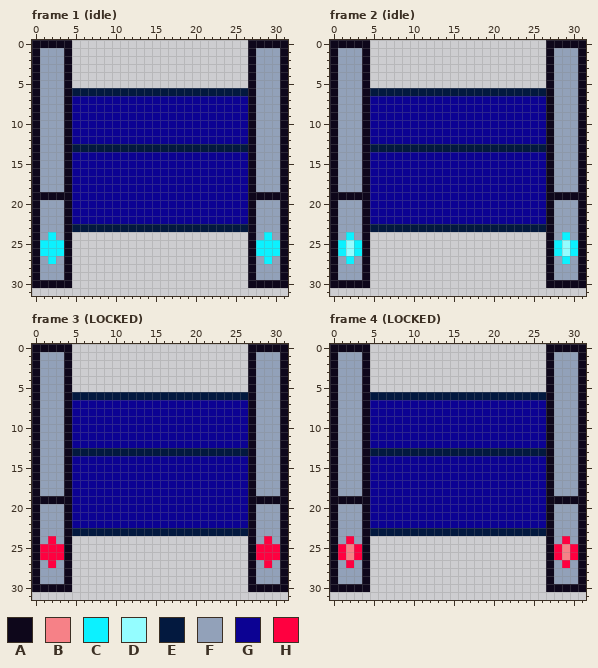
A pixel-art file gets an edit: public/assets/sprites/door_single_north-south.aseprite. The picture above was drawn from the file before the commit.
32x32 pixels, 14 frames. Shown: frame 1 (idle), frame 2 (idle), frame 3 (LOCKED), frame 4 (LOCKED). The commit also changed other frames, which this record leaves out.
Visible layers, top first: "indicator_light", "frame/top_frame", "frame/bottom_frame", "door".
Palette (. is transparent): A #0e071b  B #f68187  C #0cf1ff  D #94fdff  E #03193f  F #92a1b9  G #0c0293  H #ff0040
Pixels before, frame 1 (idle), first column x 0:
 0 AAAAA......................AAAAA
 1 AFFFA......................AFFFA
 2 AFFFA......................AFFFA
 3 AFFFA......................AFFFA
 4 AFFFA......................AFFFA
 5 AFFFA......................AFFFA
 6 AFFFAEEEEEEEEEEEEEEEEEEEEEEAFFFA
 7 AFFFAGGGGGGGGGGGGGGGGGGGGGGAFFFA
 8 AFFFAGGGGGGGGGGGGGGGGGGGGGGAFFFA
 9 AFFFAGGGGGGGGGGGGGGGGGGGGGGAFFFA
10 AFFFAGGGGGGGGGGGGGGGGGGGGGGAFFFA
11 AFFFAGGGGGGGGGGGGGGGGGGGGGGAFFFA
12 AFFFAGGGGGGGGGGGGGGGGGGGGGGAFFFA
13 AFFFAEEEEEEEEEEEEEEEEEEEEEEAFFFA
14 AFFFAGGGGGGGGGGGGGGGGGGGGGGAFFFA
15 AFFFAGGGGGGGGGGGGGGGGGGGGGGAFFFA
16 AFFFAGGGGGGGGGGGGGGGGGGGGGGAFFFA
17 AFFFAGGGGGGGGGGGGGGGGGGGGGGAFFFA
18 AFFFAGGGGGGGGGGGGGGGGGGGGGGAFFFA
19 AAAAAGGGGGGGGGGGGGGGGGGGGGGAAAAA
20 AFFFAGGGGGGGGGGGGGGGGGGGGGGAFFFA
21 AFFFAGGGGGGGGGGGGGGGGGGGGGGAFFFA
22 AFFFAGGGGGGGGGGGGGGGGGGGGGGAFFFA
23 AFFFAEEEEEEEEEEEEEEEEEEEEEEAFFFA
24 AFCFA......................AFCFA
25 ACCCA......................ACCCA
26 ACCCA......................ACCCA
27 AFCFA......................AFCFA
28 AFFFA......................AFFFA
29 AFFFA......................AFFFA
30 AAAAA......................AAAAA
Pixels before, frame 2 (idle), first column x 0:
 0 AAAAA......................AAAAA
 1 AFFFA......................AFFFA
 2 AFFFA......................AFFFA
 3 AFFFA......................AFFFA
 4 AFFFA......................AFFFA
 5 AFFFA......................AFFFA
 6 AFFFAEEEEEEEEEEEEEEEEEEEEEEAFFFA
 7 AFFFAGGGGGGGGGGGGGGGGGGGGGGAFFFA
 8 AFFFAGGGGGGGGGGGGGGGGGGGGGGAFFFA
 9 AFFFAGGGGGGGGGGGGGGGGGGGGGGAFFFA
10 AFFFAGGGGGGGGGGGGGGGGGGGGGGAFFFA
11 AFFFAGGGGGGGGGGGGGGGGGGGGGGAFFFA
12 AFFFAGGGGGGGGGGGGGGGGGGGGGGAFFFA
13 AFFFAEEEEEEEEEEEEEEEEEEEEEEAFFFA
14 AFFFAGGGGGGGGGGGGGGGGGGGGGGAFFFA
15 AFFFAGGGGGGGGGGGGGGGGGGGGGGAFFFA
16 AFFFAGGGGGGGGGGGGGGGGGGGGGGAFFFA
17 AFFFAGGGGGGGGGGGGGGGGGGGGGGAFFFA
18 AFFFAGGGGGGGGGGGGGGGGGGGGGGAFFFA
19 AAAAAGGGGGGGGGGGGGGGGGGGGGGAAAAA
20 AFFFAGGGGGGGGGGGGGGGGGGGGGGAFFFA
21 AFFFAGGGGGGGGGGGGGGGGGGGGGGAFFFA
22 AFFFAGGGGGGGGGGGGGGGGGGGGGGAFFFA
23 AFFFAEEEEEEEEEEEEEEEEEEEEEEAFFFA
24 AFCFA......................AFCFA
25 ACDCA......................ACDCA
26 ACDCA......................ACDCA
27 AFCFA......................AFCFA
28 AFFFA......................AFFFA
29 AFFFA......................AFFFA
30 AAAAA......................AAAAA
Pixels before, frame 3 (LOCKED), first column x 0:
 0 AAAAA......................AAAAA
 1 AFFFA......................AFFFA
 2 AFFFA......................AFFFA
 3 AFFFA......................AFFFA
 4 AFFFA......................AFFFA
 5 AFFFA......................AFFFA
 6 AFFFAEEEEEEEEEEEEEEEEEEEEEEAFFFA
 7 AFFFAGGGGGGGGGGGGGGGGGGGGGGAFFFA
 8 AFFFAGGGGGGGGGGGGGGGGGGGGGGAFFFA
 9 AFFFAGGGGGGGGGGGGGGGGGGGGGGAFFFA
10 AFFFAGGGGGGGGGGGGGGGGGGGGGGAFFFA
11 AFFFAGGGGGGGGGGGGGGGGGGGGGGAFFFA
12 AFFFAGGGGGGGGGGGGGGGGGGGGGGAFFFA
13 AFFFAEEEEEEEEEEEEEEEEEEEEEEAFFFA
14 AFFFAGGGGGGGGGGGGGGGGGGGGGGAFFFA
15 AFFFAGGGGGGGGGGGGGGGGGGGGGGAFFFA
16 AFFFAGGGGGGGGGGGGGGGGGGGGGGAFFFA
17 AFFFAGGGGGGGGGGGGGGGGGGGGGGAFFFA
18 AFFFAGGGGGGGGGGGGGGGGGGGGGGAFFFA
19 AAAAAGGGGGGGGGGGGGGGGGGGGGGAAAAA
20 AFFFAGGGGGGGGGGGGGGGGGGGGGGAFFFA
21 AFFFAGGGGGGGGGGGGGGGGGGGGGGAFFFA
22 AFFFAGGGGGGGGGGGGGGGGGGGGGGAFFFA
23 AFFFAEEEEEEEEEEEEEEEEEEEEEEAFFFA
24 AFHFA......................AFHFA
25 AHHHA......................AHHHA
26 AHHHA......................AHHHA
27 AFHFA......................AFHFA
28 AFFFA......................AFFFA
29 AFFFA......................AFFFA
30 AAAAA......................AAAAA
Pixels before, frame 4 (LOCKED), first column x 0:
 0 AAAAA......................AAAAA
 1 AFFFA......................AFFFA
 2 AFFFA......................AFFFA
 3 AFFFA......................AFFFA
 4 AFFFA......................AFFFA
 5 AFFFA......................AFFFA
 6 AFFFAEEEEEEEEEEEEEEEEEEEEEEAFFFA
 7 AFFFAGGGGGGGGGGGGGGGGGGGGGGAFFFA
 8 AFFFAGGGGGGGGGGGGGGGGGGGGGGAFFFA
 9 AFFFAGGGGGGGGGGGGGGGGGGGGGGAFFFA
10 AFFFAGGGGGGGGGGGGGGGGGGGGGGAFFFA
11 AFFFAGGGGGGGGGGGGGGGGGGGGGGAFFFA
12 AFFFAGGGGGGGGGGGGGGGGGGGGGGAFFFA
13 AFFFAEEEEEEEEEEEEEEEEEEEEEEAFFFA
14 AFFFAGGGGGGGGGGGGGGGGGGGGGGAFFFA
15 AFFFAGGGGGGGGGGGGGGGGGGGGGGAFFFA
16 AFFFAGGGGGGGGGGGGGGGGGGGGGGAFFFA
17 AFFFAGGGGGGGGGGGGGGGGGGGGGGAFFFA
18 AFFFAGGGGGGGGGGGGGGGGGGGGGGAFFFA
19 AAAAAGGGGGGGGGGGGGGGGGGGGGGAAAAA
20 AFFFAGGGGGGGGGGGGGGGGGGGGGGAFFFA
21 AFFFAGGGGGGGGGGGGGGGGGGGGGGAFFFA
22 AFFFAGGGGGGGGGGGGGGGGGGGGGGAFFFA
23 AFFFAEEEEEEEEEEEEEEEEEEEEEEAFFFA
24 AFHFA......................AFHFA
25 AHBHA......................AHBHA
26 AHBHA......................AHBHA
27 AFHFA......................AFHFA
28 AFFFA......................AFFFA
29 AFFFA......................AFFFA
30 AAAAA......................AAAAA
After:
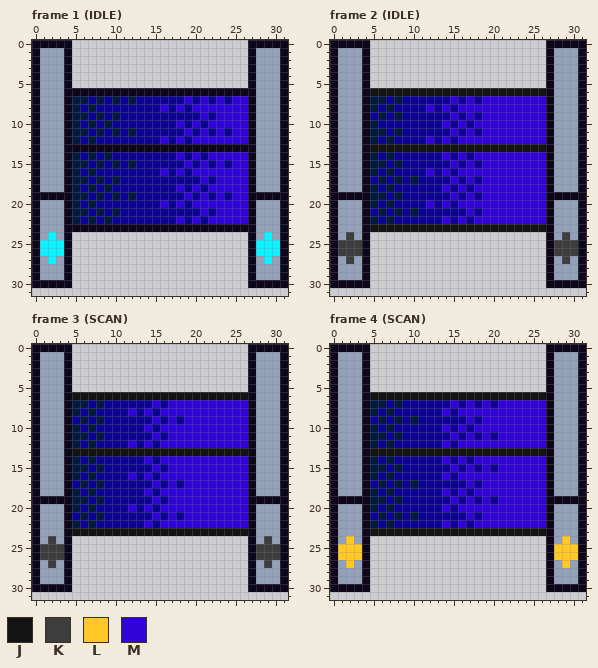
Colours new in this view: J #131313  K #3d3d3d  L #ffc825  M #3003d9
The exact change:
layer "track" added
Changed rows in their new state; - is an unchanged pixel.
Frame 1 (IDLE), layer "door":
first column x 5:
 6 AAAAAAAAAAAAAAAAAAAAAA
 7 EE-E-E-E------M-M-M-MM
 8 E-E--------M-M-MMMMMMM
 9 EE-E-E----------M-MMMM
10 E-E-E--------M-M-MMMMM
11 EE-E-E-E------M-M-M-MM
12 E-E--------M-M-MMMMMMM
13 AAAAAAAAAAAAAAAAAAAAAA
14 E-E-E--------M-M-MMMMM
15 EE-E-E-E------M-M-M-MM
16 E-E--------M-M-MMMMMMM
17 EE-E-E----------M-MMMM
18 E-E-E--------M-M-MMMMM
19 EE-E-E-E------M-M-M-MM
20 E-E--------M-M-MMMMMMM
21 EE-E-E----------M-MMMM
22 E-E-E--------M-M-MMMMM
23 AAAAAAAAAAAAAAAAAAAAAA
Frame 2 (IDLE), layers "indicator_light", "door":
first column x 1:
 6 ----JJJJJJJJJJJJJJJJJJJJJJ----
 7 ----EE-E------M-M-MMMMMMMM----
 8 ----E-E----M-M-MMMMMMMMMMM----
 9 -----E-E------M-M-MMMMMMMM----
10 ----E--------M-M-MMMMMMMMM----
11 ----EE-E------M-M-MMMMMMMM----
12 ----E-E----M-M-MMMMMMMMMMM----
13 ----JJJJJJJJJJJJJJJJJJJJJJ----
14 ----E-E------M-M-MMMMMMMMM----
15 ----EE-E------M-M-MMMMMMMM----
16 ----E-E----M-M-MMMMMMMMMMM----
17 -----E-E-E----M-M-MMMMMMMM----
18 ----E-E------M-M-MMMMMMMMM----
19 ----EE-E------M-M-MMMMMMMM----
20 ----E-E----M-M-MMMMMMMMMMM----
21 -----E-E-E------M-MMMMMMMM----
22 ----E-E------M-M-MMMMMMMMM----
23 ----JJJJJJJJJJJJJJJJJJJJJJ----
24 -K--------------------------K-
25 KKK------------------------KKK
26 KKK------------------------KKK
27 -K--------------------------K-
Frame 3 (SCAN), layers "indicator_light", "door":
first column x 1:
 6 ----JJJJJJJJJJJJJJJJJJJJJJ----
 7 ----EE-E------M-MMMMMMMMMM----
 8 ----E-E----M-M-MMMMMMMMMMM----
 9 -----E-E------M-M-MMMMMMMM----
10 ----E-E------M-MMMMMMMMMMM----
11 ----EE-E------M-MMMMMMMMMM----
12 ----E-E----M-M-MMMMMMMMMMM----
13 ----JJJJJJJJJJJJJJJJJJJJJJ----
14 ----E-E------M-MMMMMMMMMMM----
15 ----EE-E------M-MMMMMMMMMM----
16 ----E-E----M-M-MMMMMMMMMMM----
17 -----E-E------M-M-MMMMMMMM----
18 ----E-E------M-MMMMMMMMMMM----
19 ----EE-E------M-MMMMMMMMMM----
20 ----E-E----M-M-MMMMMMMMMMM----
21 -----E-E------M-M-MMMMMMMM----
22 ----E-E------M-MMMMMMMMMMM----
23 ----JJJJJJJJJJJJJJJJJJJJJJ----
24 -K--------------------------K-
25 KKK------------------------KKK
26 KKK------------------------KKK
27 -K--------------------------K-
Frame 4 (SCAN), layers "indicator_light", "door":
first column x 1:
 6 ----JJJJJJJJJJJJJJJJJJJJJJ----
 7 ----EE-E------M-M-M-MMMMMM----
 8 ----E-E------M-MMMMMMMMMMM----
 9 -----E-E-E------M-MMMMMMMM----
10 ----E-E------M-M-MMMMMMMMM----
11 ----EE-E------M-M-M-MMMMMM----
12 ----E-E------M-MMMMMMMMMMM----
13 ----JJJJJJJJJJJJJJJJJJJJJJ----
14 ----E-E------M-M-MMMMMMMMM----
15 ----EE-E------M-M-M-MMMMMM----
16 ----E-E------M-MMMMMMMMMMM----
17 -----E-E-E------M-MMMMMMMM----
18 ----E-E------M-M-MMMMMMMMM----
19 ----EE-E------M-M-M-MMMMMM----
20 ----E-E------M-MMMMMMMMMMM----
21 -----E-E-E------M-MMMMMMMM----
22 ----E-E------M-M-MMMMMMMMM----
23 ----JJJJJJJJJJJJJJJJJJJJJJ----
24 -L--------------------------L-
25 LLL------------------------LLL
26 LLL------------------------LLL
27 -L--------------------------L-
Changed places in both pictures, as pixel boxes (x1, y1, x2, y2):
changed: (72, 88, 248, 232)
changed: (338, 88, 578, 264)
changed: (40, 392, 280, 568)
changed: (338, 392, 578, 568)
